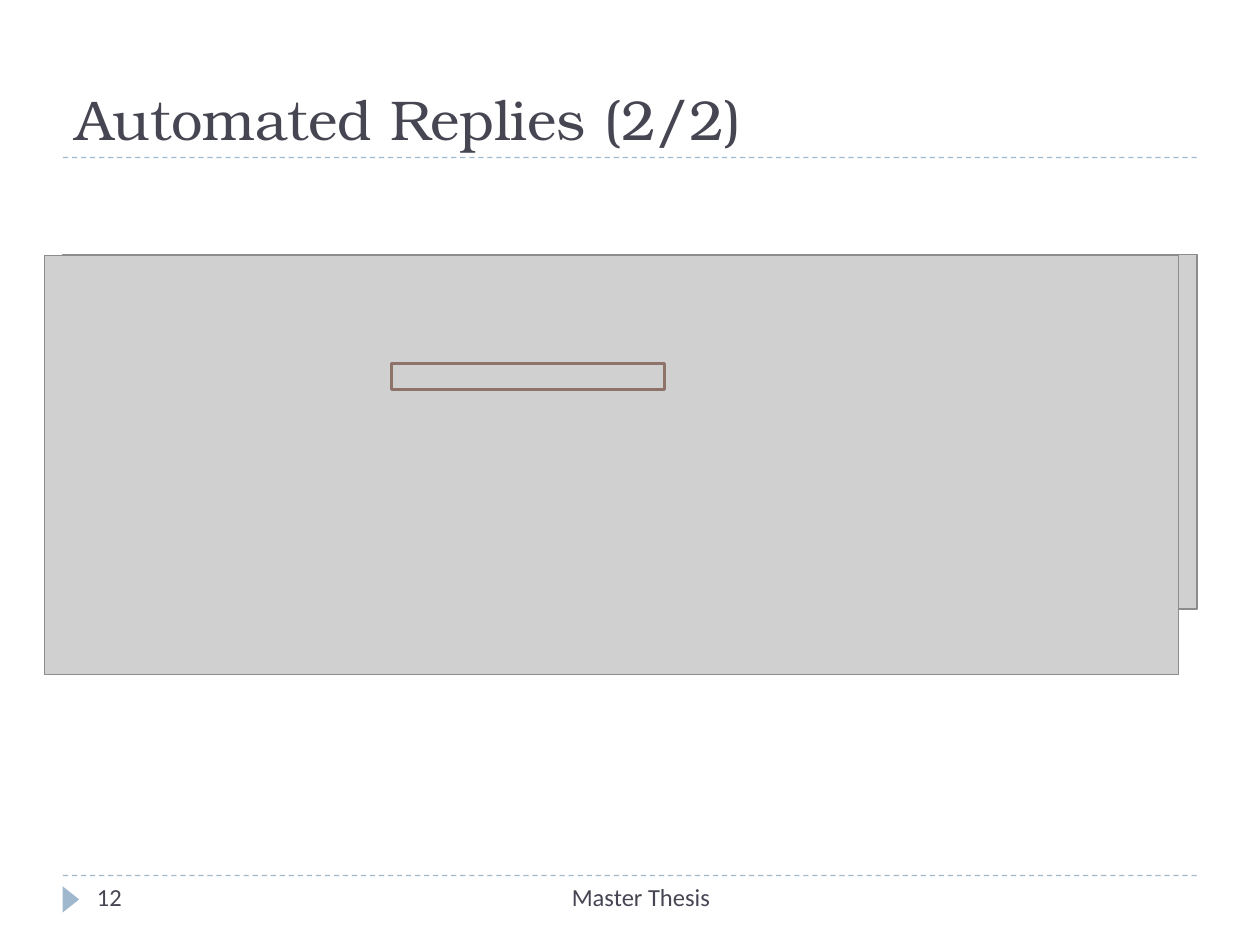
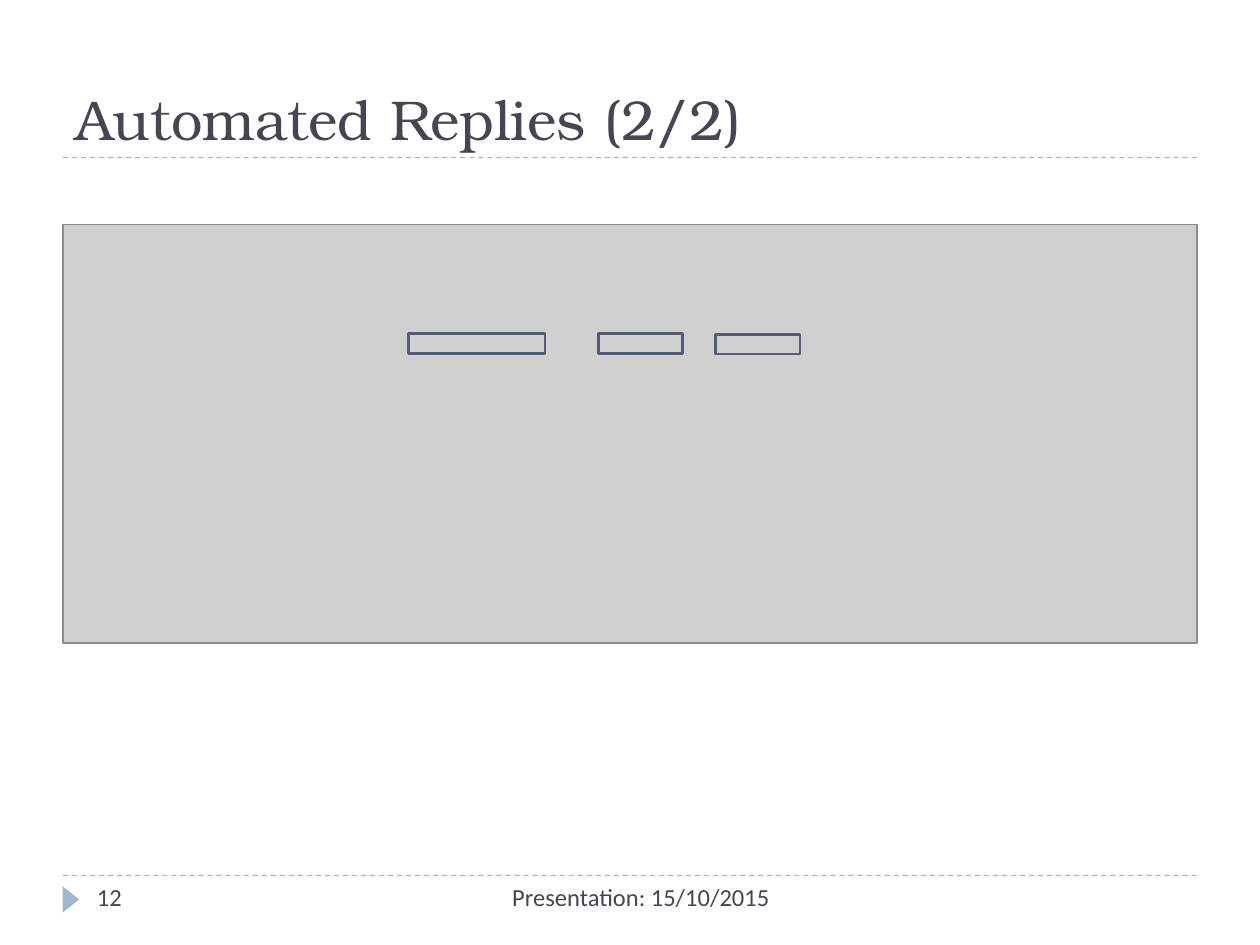
Before and after one commit to Christos-Papoulas/master_thesis, a slide deck: slide 12 of presentation/presentation.pptx. Drawn at 1260x945 pixels with LibreOffice and Linux fonts; fonts in the diff are those of the drawing; grey boxes stand for pictures. Boxes give left, top, right and bottom in pixels: in the first picture for what was removed or moved away, otherwise in the second. Text is boxed around its words. In the diff, an @@ line names an element or a change of style, - is before the commit and + after.

```diff
--- a/presentation/presentation.pptx
+++ b/presentation/presentation.pptx
@@ picture: place and size @@
-picture at bbox=[63, 255, 1197, 610]
+picture at bbox=[63, 224, 1197, 643]
@@ picture: place and size @@
-picture at bbox=[44, 256, 1178, 674]
+picture at bbox=[63, 224, 1197, 580]
@@ rectangle added at bbox=[408, 334, 544, 354], outline #545C79 1.5 pt @@
@@ rectangle added at bbox=[598, 334, 683, 354], outline #545C79 1.5 pt @@
@@ rectangle added at bbox=[716, 334, 800, 354], outline #545C79 1.5 pt @@
@@ rectangle removed at bbox=[392, 363, 665, 389] @@
@@ text at bbox=[512, 889, 769, 907]: text changed @@
-Master Thesis
+Presentation: 15/10/2015
```
Also in this commit, not shown: 25 other slides changed, 1 other file.
